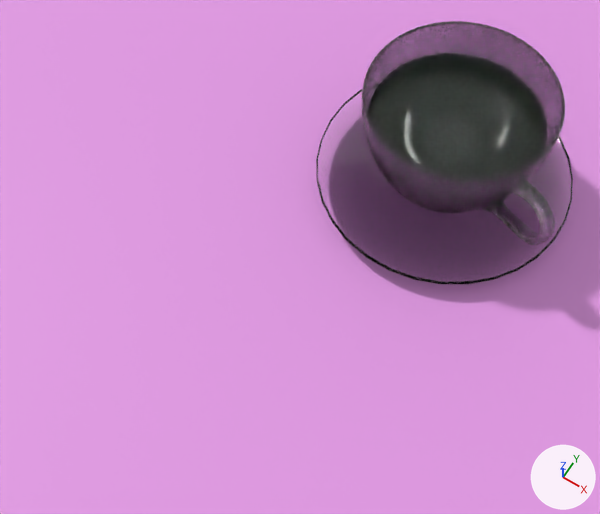
Before and after pictures for a commit that changed the Blender file Repeat/Donut_3.3.blend.
One viewpoint serves both versions: a 50 mm lens placed at (0.085, -0.121, 0.516), pointed at (-0.052, 0.092, 0.039). The lights are fixed; the arrows at lower right show +X, +Y and +Z.

The older version as bpy lines, for what is in view:
```python
me_circle = bpy.data.meshes.new('Circle')
me_circle.from_pydata(...)  # 1186 vertices, 1184 faces; spans x -0.092..0.092, y -0.092..0.092, z -0.023..-0.007
me_circle.polygons.foreach_set('use_smooth', [True] * 1184)
me_circle.materials.append(mat_material_008)  # white #ffffff
me_cylinder = bpy.data.meshes.new('Cylinder')
me_cylinder.from_pydata(...)  # 6224 vertices, 6224 faces; spans x -0.061..0.094, y -0.061..0.061, z -0.034..0.05
me_cylinder.polygons.foreach_set('use_smooth', [True] * 6224)
me_cylinder.materials.append(mat_material_007)  # white #ffffff
me_cylinder_002 = bpy.data.meshes.new('Cylinder.002')
me_cylinder_002.from_pydata(...)  # 833 vertices, 801 faces; spans x -0.0558..0.0558, y -0.0558..0.0558, z -0.0323..0.0246
me_cylinder_002.polygons.foreach_set('use_smooth', [True] * 801)
me_cylinder_002.materials.append(mat_coffee)  # white #ffffff
ob_cup = bpy.data.objects.new('Cup', me_cylinder)
ob_cup.parent = ob_plate
ob_cup.matrix_parent_inverse = Matrix(((1.0, 0.0, 0.0, 0.00976), (0.0, 1.0, 0.0, -0.219), (0.0, 0.0, 1.0, -0.0247), (0.0, 0.0, 0.0, 1.0)))
ob_cup.location = (-0.00976, 0.219, 0.0427)
ob_cup.rotation_euler = (0.0, 0.0, 0.13)  # degrees (0, 0, 7.4)
ob_cup.scale = (1.05, 1.06, 1.11)
ob_leqiuid = bpy.data.objects.new('Leqiuid', me_cylinder_002)
ob_leqiuid.parent = ob_cup
ob_leqiuid.matrix_parent_inverse = Matrix(((0.944, 0.124, 0.0, -0.0178), (-0.123, 0.936, 0.0, -0.206), (0.0, 0.0, 0.903, -0.0385), (0.0, 0.0, 0.0, 1.0)))
ob_leqiuid.location = (-0.00976, 0.219, 0.0427)
ob_leqiuid.rotation_euler = (0.0, 0.0, 0.13)  # degrees (0, 0, 7.4)
ob_leqiuid.scale = (1.08, 1.09, 1.13)
ob_plate = bpy.data.objects.new('Plate ', me_circle)
ob_plate.location = (-0.0098, 0.2189, 0.0247)
ob_plate.rotation_euler = (0.0, 0.0, -0.51)  # degrees (0, 0, -29)
# also in view: 'Plane' at (-0.015, 0.0, 0.0)
```
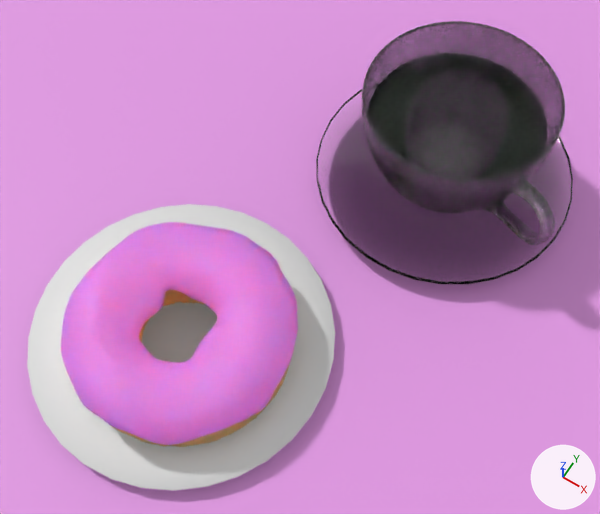
Boxes [x1, y1, x2, y2] around the edits, measured in the pictures (600 x 514 px):
'Icing', added (pink): after [61, 222, 298, 445]
'Circle', added: after [27, 204, 335, 491]
'Donut', added (brown): after [110, 290, 291, 447]

Edits to the bpy script that builds the scene:
```text
Add mat_material_003:
    mat_material_003 = bpy.data.materials.new('Material.003')
    # nodes: BsdfPrincipled, Displacement, Mix, OutputMaterial, TexCoord, TexNoise, ValToRGB
    # colours: black #000000, white #ffffff, orange #e7a45e
Add mat_material_002:
    mat_material_002 = principled_material('Material.002')
    mat_material_002.base_color = (0.766, 0.215, 0.775)  # pink #e380e4
    mat_material_002.subsurface_weight = 1.0
    mat_material_002.subsurface_scale = 0.0917
    mat_material_002.specular_ior_level = 0.35
Add me_circle_001:
    me_circle_001.from_pydata(...)  # 96 vertices, 65 faces; spans x -0.1..0.1, y -0.1..0.1, z -0.017..-0.007
    me_circle_001.polygons.foreach_set('use_smooth', [True] * 65)
Add ob_icing:
    ob_icing = bpy.data.objects.new('Icing', me_torus_001.copy())  # the mesh of ob_icing
    ob_icing.parent = ob_donut
    ob_icing.matrix_parent_inverse = Matrix(((1.0, 0.0, 0.0, 0.0957), (0.0, 1.0, 0.0, 0.109), (0.0, 0.0, 1.0, -0.0394), (0.0, 0.0, 0.0, 1.0)))
    ob_icing.location = (-0.0966, -0.109, 0.0589)
Add ob_donut:
    ob_donut = bpy.data.objects.new('Donut', me_torus.copy())  # the mesh of ob_donut
    ob_donut.parent = ob_circle
    ob_donut.matrix_parent_inverse = Matrix(((1.0, 0.0, 0.0, 0.0937), (0.0, 1.0, 0.0, -0.0147), (0.0, 0.0, 1.0, -0.0664), (0.0, 0.0, 0.0, 1.0)))
    ob_donut.location = (-0.0883, 0.011, 0.0752)
Add ob_circle:
    ob_circle = bpy.data.objects.new('Circle', me_circle_001)
    ob_circle.location = (-0.0937, 0.0147, 0.0184)
    _m = ob_circle.modifiers.new('Solidify', 'SOLIDIFY')
    _m.thickness = 0.001
    _m.nonmanifold_merge_threshold = 0.0003
```
